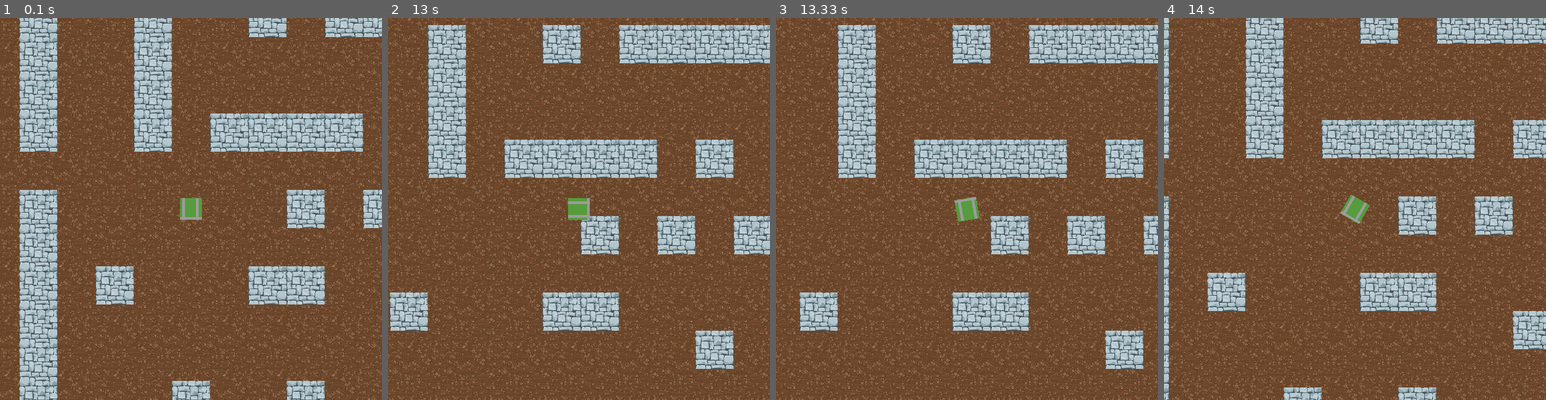
Above: before the commit, frames 1-4 (left to right).
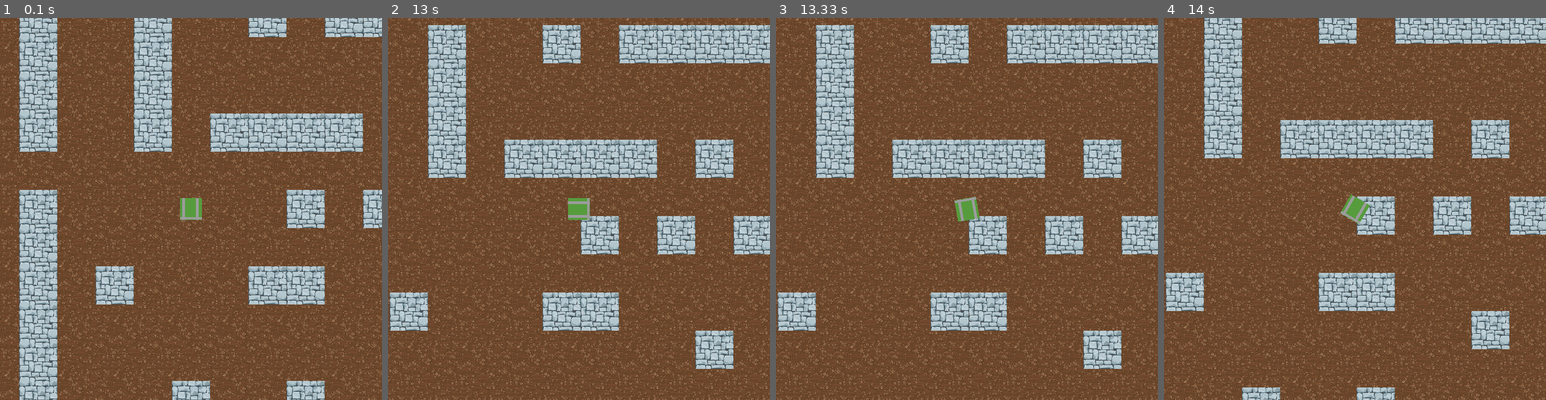
Above: after the commit, the same moments.

Repository: Camleaf/ICS3U
Game: pygame game, started from U3/main.py
The game is run twice, just before and just after one commit, with the same random seed, the same clock (stepped at 60 frames per second) and the same inputs.
Inputs:
- Up to frame 1 (0.1 s): no input
- Up to frame 2 (13 s): hold Up 0.33-0.8 s; hold Right 0.83-1.47 s; hold Down 1.5-1.87 s; hold Left 1.9-2.37 s; hold Right 2.4-2.87 s; hold Up 2.9-3.2 s; hold Right 3.23-3.7 s; hold Left 3.73-4.27 s; hold Down 4.3-4.6 s; hold Left 4.63-5.03 s; hold Up 5.07-5.43 s; hold Right 5.47-6.1 s; hold Down 6.13-6.5 s; hold Left 6.53-7 s; hold Right 7.03-7.5 s; hold Up 7.53-7.83 s; hold Right 7.87-8.33 s; hold Left 8.37-8.9 s; hold Down 8.93-9.23 s; hold Left 9.27-9.67 s; hold Up 9.7-10.07 s; hold Right 10.1-10.73 s; hold Down 10.77-11.13 s; hold Left 11.17-11.63 s; hold Right 11.67-12.13 s; hold Up 12.17-12.47 s; hold Right 12.5-12.97 s
- Up to frame 3 (13.33 s): hold Left from 13 s (still down)
- Up to frame 4 (14 s): release Left at 13.53 s; hold Down 13.57-13.87 s; hold Left from 13.9 s (still down)

Frames 1-2 are identical in both runs. In frame 3, 40% of the frame differs, in the area x 0-100%, y 0-100%; in frame 4, 45%.

Commit message:
start collision

Diff:
--- a/U3/main.py
+++ b/U3/main.py
@@ -1,7 +1,7 @@
 ### Tanks game
 
 # system imports
-import sys,time, pygame as pg
+import sys,time,threading, pygame as pg
 from pygame.locals import *
 
 # local imports
@@ -26,6 +26,8 @@
 player = Player(PICKLE_GREEN,40,40,DISPLAY_BASE, DISPLAY_HEIGHT, GAME_BASE, GAME_HEIGHT)
 player_container = Create_Container(player)
 
+in_range_walls = threading.Thread(target = player.get_in_range_walls, args = (walls,))
+in_range_walls.start()
 
 # define the camera. will continuosly update as a result of inheritance from player
 
@@ -38,6 +40,7 @@
 
     for event in pg.event.get():
         if event.type == QUIT:
+            player.is_alive = False
             pg.quit()
             sys.exit()
 
--- a/U3/utils/player/main.py
+++ b/U3/utils/player/main.py
@@ -1,6 +1,7 @@
 import pygame as pg
 from ..display.colours import *
-import math
+from ..walls.main import Walls
+import math, time
 
 class Player(pg.sprite.Sprite):
     """The player. Contains functions
@@ -29,6 +30,8 @@
       self.rect = self.image.get_rect()
       self.rect.center = (DISPLAY_BASE/2, DISPLAY_HEIGHT/2)
 
+      self.DISPLAY_BASE = DISPLAY_BASE
+      self.DISPLAY_HEIGHT = DISPLAY_HEIGHT
       self.width = width
       self.height = height
       self.GAME_BASE = GAME_BASE
@@ -40,15 +43,37 @@
       self.speed = 0
       self.prev_case = 180
       self.difference = 0
+      self.in_range = []
+      self.is_alive = True
 
     def move(self, x, y):
         # print(x,y, self.camera_x, self.camera_y) # debugging
         # all this movement code is temporary and for testinguntil i have a good enough base to go do rotation stuff
         if self.width/2 < self.camera_x + x < self.GAME_BASE - self.width/2:
-          self.camera_x += x
+          res = self.collision(x,0,1)
+          print(res)
+          if  res == "All":
+              self.camera_x += x
+          elif res == "Right":
+             if x > 0:
+                self.camera_x += x
+          else:
+             if x < 0:
+                self.camera_x += x
+
 
         if self.height/2 < self.camera_y + y < self.GAME_HEIGHT - self.height/2:
-          self.camera_y += y
+            res = self.collision(0,y,0)
+            print(res)
+            if  res == "All":
+                self.camera_y += y
+            elif res == "Down":
+              if y > 0:
+                  self.camera_y += y
+            else:
+              if y < 0:
+                  self.camera_y += y
+
 
 
         match [x//2,y//2]: # match the rotation to the movement
@@ -89,6 +114,30 @@
 
         self.prev_case = self.rotation_target
 
+    def collision(self,x,y,axis):
+      """Uses the in range list generated by the thread to check for nearby wall collisions"""
+      if len(self.in_range) == 0:
+         return "All"
+
+      for [x,y] in self.in_range:
+        n_x = x*70 - 2
+        n_y = y*70 - 2
+        collider = pg.Rect(n_x-self.camera_x+self.DISPLAY_BASE/2,n_y-self.camera_y+self.DISPLAY_HEIGHT//2,74,74)
+
+        if collider.colliderect(self.rect):
+           if axis == 0:
+            if collider.top <= self.rect.bottom:
+                return "Down"
+            else:
+               return "Up"
+           else:
+              print(collider.right, self.rect.left)
+              # some issues where the first thing always triggers. On right track tho
+              if collider.right >= self.rect.left  : # put like and other side must be too or smt
+                 return "Right"
+              if collider.left <= self.rect.right:
+                 return "Left"
+      return "All"
 
     def rotate(self, rotate):
         """Rotates the player image (not hitbox) by 'rotate' degrees"""
@@ -98,6 +147,22 @@
         self.rect = self.image.get_rect()
         self.rect.center = old_centre
 
+
+    def get_in_range_walls(self,walls:Walls):
+        """Uses a thread to get all walls which are near to the player so that the main thread can run less checks"""
+        while self.is_alive:
+
+          temp_in_range = []
+          for i, [x,y] in enumerate(walls.walls):
+            real_x = x*70 + 35 # just making new variable to not need to deal with inheritance
+            real_y = y*70 + 35
+            if (self.camera_x -50 < real_x + 35 < self.camera_x+50 or self.camera_x -50 < real_x - 35 < self.camera_x+50) and (self.camera_y -50 < real_y + 35 < self.camera_y+50 or self.camera_y -50 < real_y - 35 < self.camera_y+50):
+                temp_in_range.append([x,y])
+          self.in_range = [x for x in temp_in_range]
+          # print(self.in_range)
+          time.sleep(0.01)
+
+
 def Create_Container(player):
   """Creates a container which wraps the player for render. \nInput : object of class Player.\nOutput : pg.sprite.Group() object containing player object"""
   player_list = pg.sprite.Group()
